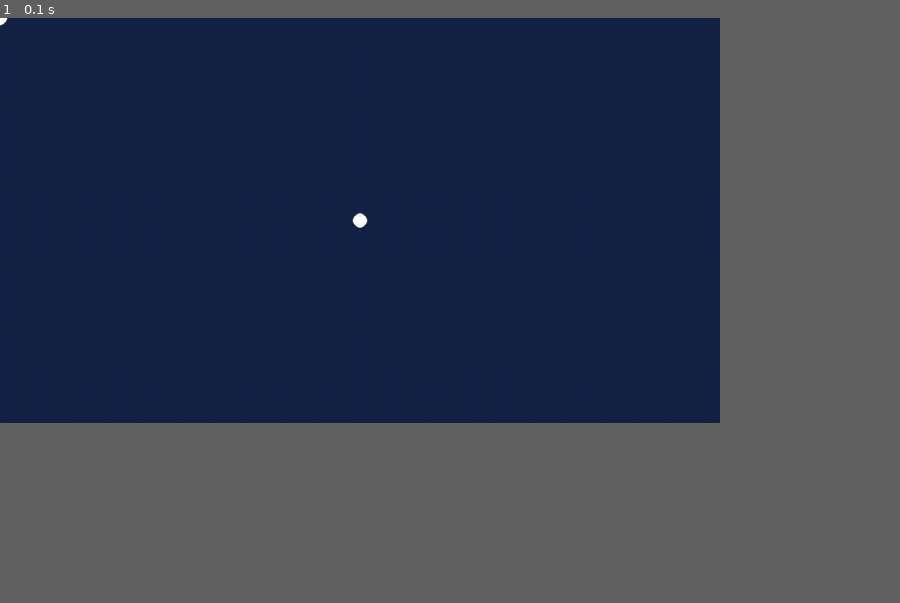
Above: before the commit, frame 1.
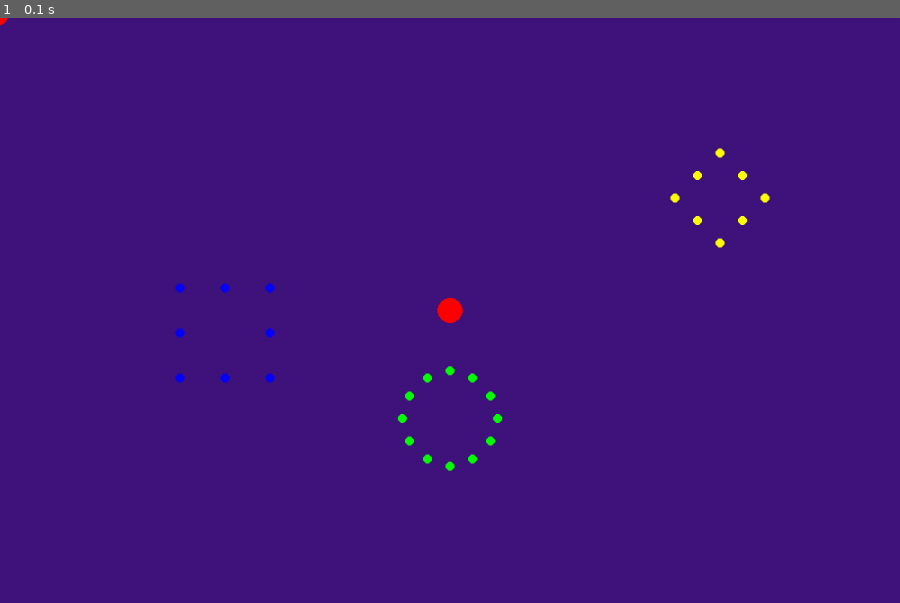
Above: after the commit, the same moment.

Repository: MigelEspig/PROJETO_JOGO-pygame
Game: pygame game, started from curso_pygame/agosto/02.py
The game is run twice, just before and just after one commit, with the same random seed, the same clock (stepped at 60 frames per second) and the same inputs.
Inputs:
- Up to frame 1 (0.1 s): no input
In our replay, the window is 720x405 before the commit and 900x585 after it. These sizes can differ from the game's own. Grey fills any space a smaller window leaves; there, only what the larger window draws over its background counts as a difference.

The runs differ from the first frame. In frame 1, 56% of the frame differs, in the area x 0-86%, y 0-78%.

Commit message:
Bola do demônio

Diff:
--- a/curso_pygame/agosto/02.py
+++ b/curso_pygame/agosto/02.py
@@ -1,9 +1,15 @@
 import pygame
 pygame.init()
-LARGURA = 800
-ALTURA = 450
+LARGURA = 1000
+ALTURA = 650
+AZUL = (0, 0, 255)
+VERDE = (0, 255, 0)
 AZUL_ESCURO = (20, 35, 70)
+ROXO = (64, 20, 125)
 BRANCO = (255, 255, 255)
+VERMELHO = (255, 0, 0)
+AMARELO = (255, 255, 0)
+
 tela = pygame.display.set_mode((LARGURA, ALTURA))
 pygame.display.set_caption("Coordenadas e cores")
 rodando = True
@@ -11,8 +17,56 @@
     for evento in pygame.event.get():
         if evento.type == pygame.QUIT:
             rodando = False
-    tela.fill(AZUL_ESCURO)
-    pygame.draw.circle(tela, BRANCO, (0, 0), 8)
-    pygame.draw.circle(tela, BRANCO, (LARGURA // 2, ALTURA // 2), 8)
+    tela.fill(ROXO)
+    pygame.draw.circle(tela, VERMELHO, (0, 0), 8)
+    pygame.draw.circle(tela, VERMELHO, (LARGURA // 2, ALTURA // 2), 14)
+
+    # LOSANGO DE PONTOS
+    pygame.draw.circle(tela, AMARELO, (800, 150), 5)
+    pygame.draw.circle(tela, AMARELO, (775, 175), 5)
+    pygame.draw.circle(tela, AMARELO, (750, 200), 5)
+    pygame.draw.circle(tela, AMARELO, (775, 225), 5)
+    pygame.draw.circle(tela, AMARELO, (800, 250), 5)
+    pygame.draw.circle(tela, AMARELO, (825, 175), 5)
+    pygame.draw.circle(tela, AMARELO, (850, 200), 5)
+    pygame.draw.circle(tela, AMARELO, (825, 225), 5)
+
+    # QUADRADO DE PONTOS
+
+    pygame.draw.circle(tela, AZUL, (200, 300), 5)
+    pygame.draw.circle(tela, AZUL, (250, 300), 5)
+    pygame.draw.circle(tela, AZUL, (300, 300), 5)
+    pygame.draw.circle(tela, AZUL, (300, 350), 5)
+    pygame.draw.circle(tela, AZUL, (200, 400), 5)
+    pygame.draw.circle(tela, AZUL, (250, 400), 5)
+    pygame.draw.circle(tela, AZUL, (300, 400), 5)
+    pygame.draw.circle(tela, AZUL, (200, 350), 5)
+
+    # CIRCULO DE PONTOS
+
+    pygame.draw.circle(tela, VERDE, (500, 498), 5)
+
+    pygame.draw.circle(tela, VERDE, (475, 490), 5)
+    pygame.draw.circle(tela, VERDE, (525, 490), 5)
+
+    pygame.draw.circle(tela, VERDE, (455, 470), 5)
+    pygame.draw.circle(tela, VERDE, (545, 470), 5)
+
+    pygame.draw.circle(tela, VERDE, (553, 445), 5)
+    pygame.draw.circle(tela, VERDE, (447, 445), 5)
+
+# [divisao inutil]
+
+    pygame.draw.circle(tela, VERDE, (500, 392), 5)
+
+    pygame.draw.circle(tela, VERDE, (475, 400), 5)
+    pygame.draw.circle(tela, VERDE, (525, 400), 5)
+
+    pygame.draw.circle(tela, VERDE, (455, 420), 5)
+    pygame.draw.circle(tela, VERDE, (545, 420), 5)
+
     pygame.display.flip()
+
+
+
 pygame.quit()
